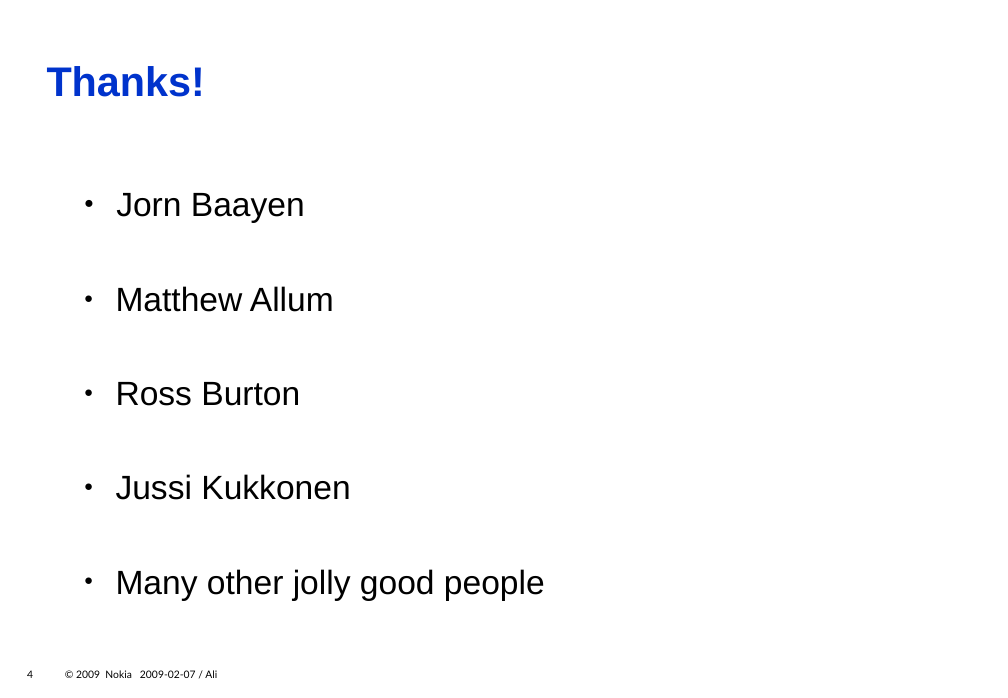
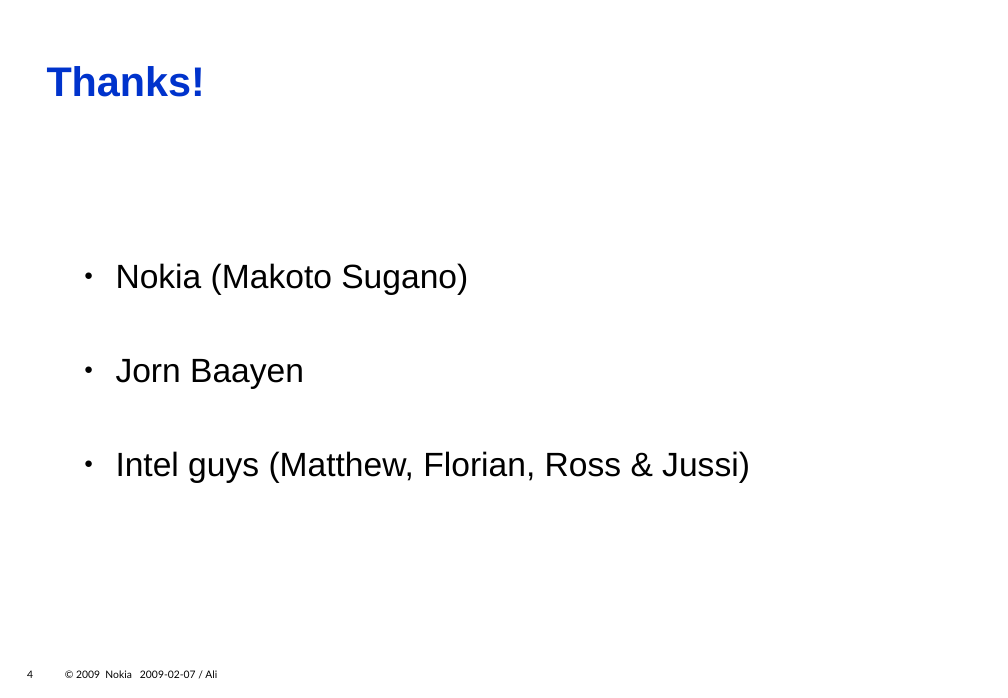
Before and after one commit to zeenix/rygel-presentation-2009, a slide deck: slide 4 of slides.odp. Drawn at 1008x698 pixels with LibreOffice and Linux fonts; fonts in the diff are those of the drawing; background and template pictures are left out. Boxes give left, top, right and bottom in pixels: in the first picture for what was removed or moved away, otherwise in the second. Text is boxed around its words. In the diff, an @@ line names an element or a change of style, - is before the commit and + after.

Commit message:
Update Thanks slide.

```diff
--- a/slides.odp
+++ b/slides.odp
@@ text at [116,263,468,294]: paragraph added @@
+● Nokia (Makoto Sugano)
@@ text at [116,451,750,482]: text changed @@
-● Matthew Allum
-● Ross Burton
-● Jussi Kukkonen
-● Many other jolly good people
+● Intel guys (Matthew, Florian, Ross & Jussi)
```
Also in this commit, not shown: 1 other slide changed.
